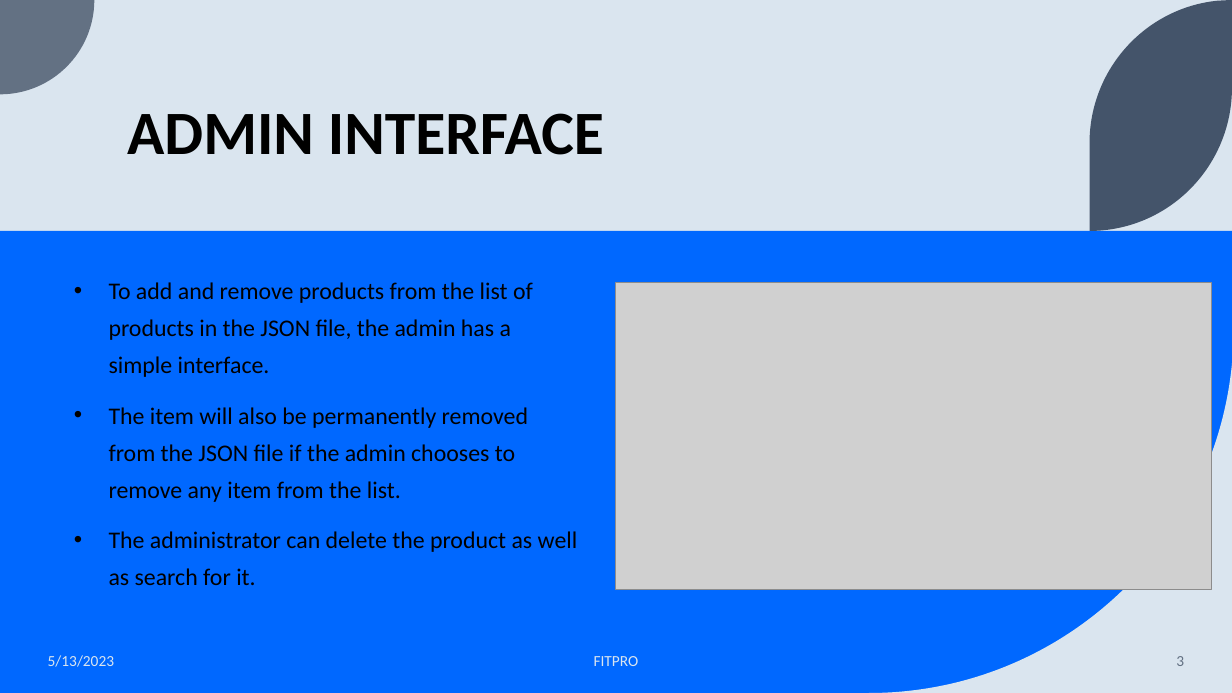
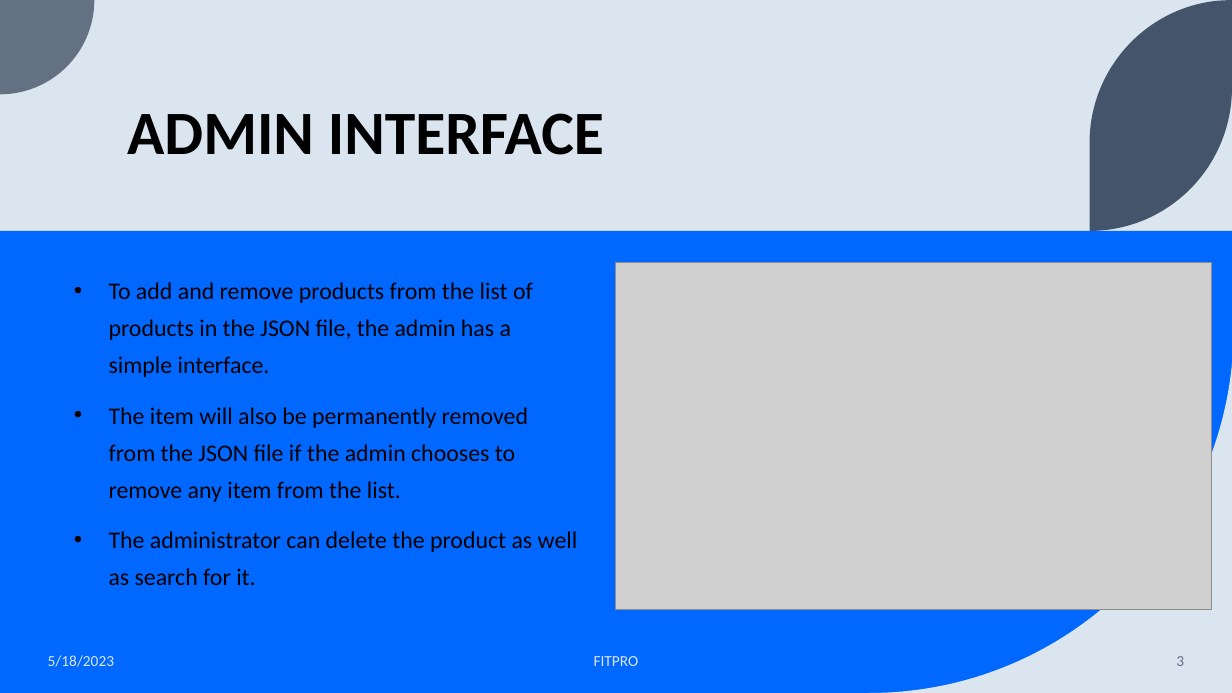
Before and after one commit to Vamsi187H/Final_Angular_Project, a slide deck: slide 3 of PPT/FITPRO.pptx. Drawn at 1232x693 pixels with LibreOffice and Linux fonts; fonts in the diff are those of the drawing; grey boxes stand for pictures. Boxes give left, top, right and bottom in pixels: in the first picture for what was removed or moved away, otherwise in the second. Text is boxed around its words. In the diff, an @@ line names an element or a change of style, - is before the commit and + after.

```diff
--- a/PPT/FITPRO.pptx
+++ b/PPT/FITPRO.pptx
@@ picture added at <box>616,262,1212,610</box> @@
@@ text at <box>48,655,114,667</box>: text changed @@
-5/13/2023
+5/18/2023
```
Also in this commit, not shown: 7 other slides changed, 7 other files.
